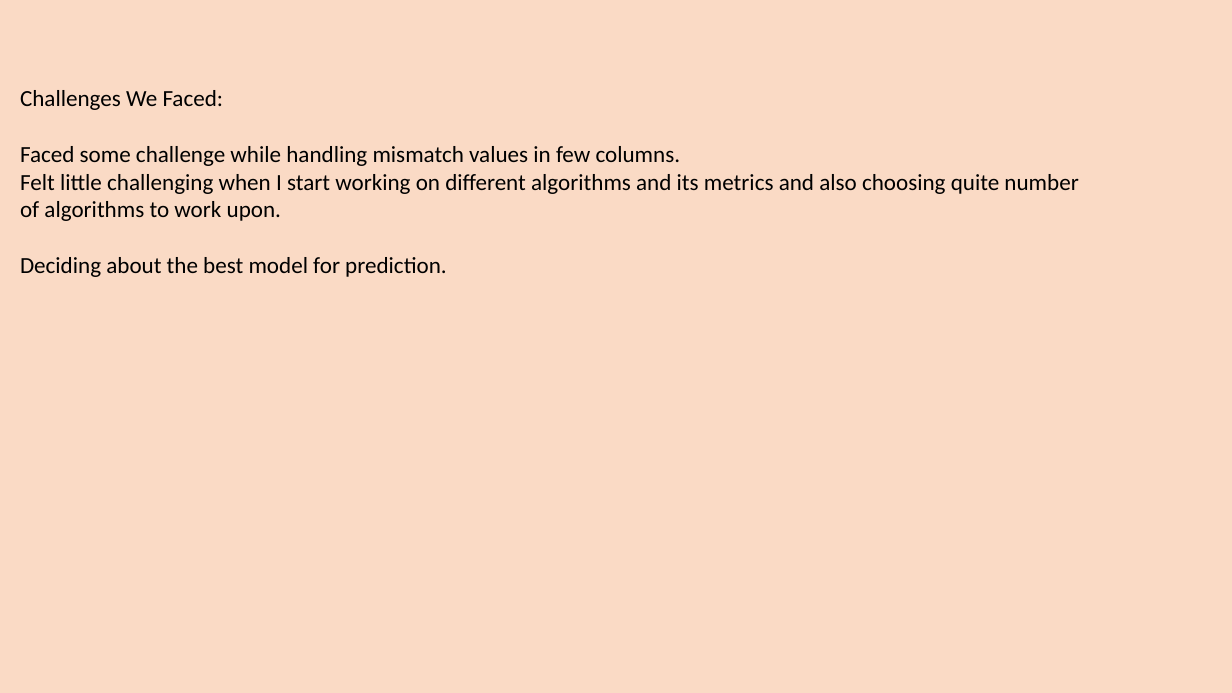
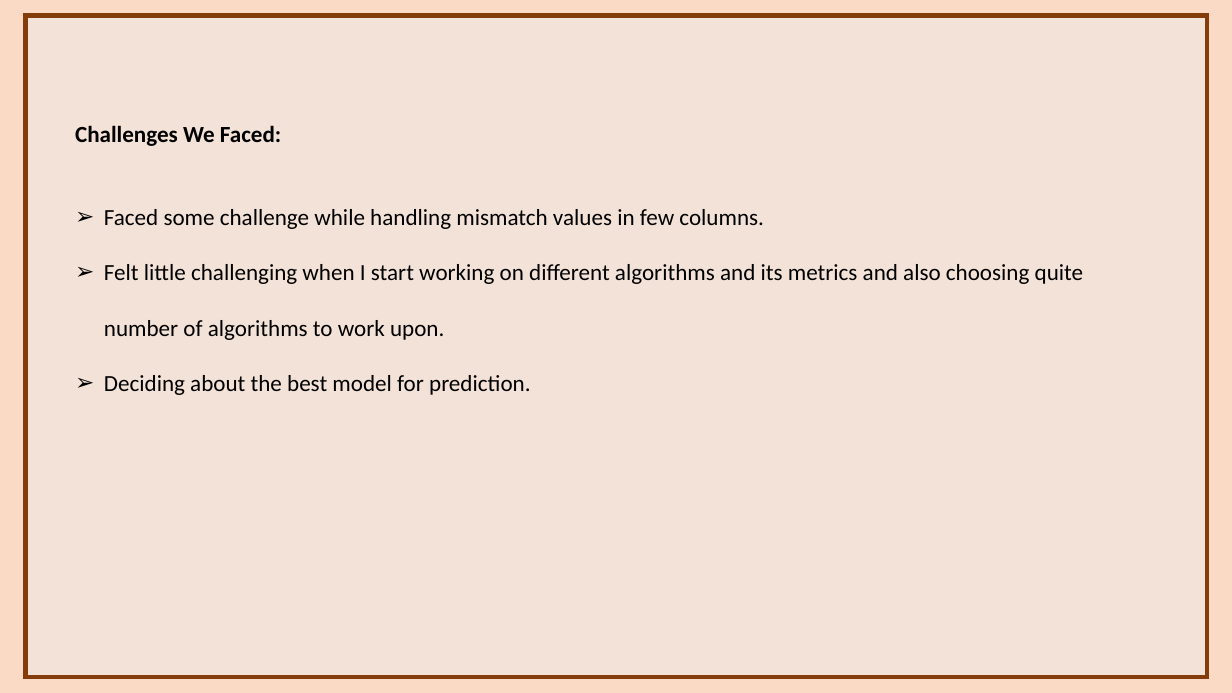
Before and after one commit to rajani1616/project4-Mobile-price-prediction, a slide deck: slide 14 of project4ppt.pptx. Drawn at 1232x693 pixels with LibreOffice and Linux fonts; fonts in the diff are those of the drawing. Boxes give left, top, right and bottom in pixels: in the first picture for what was removed or moved away, otherwise in the second. Text is boxed around its words. In the diff, an @@ line names an element or a change of style, - is before the commit and + after.

```diff
--- a/project4ppt.pptx
+++ b/project4ppt.pptx
@@ rectangle added at <box>26,16,1207,677</box>, fill #EDEDED at 47% opacity, outline #843C0B 3.5 pt @@
@@ text "Challenges We Faced:": place and size @@
-text "Challenges We Faced:" at <box>20,90,1078,277</box>
+text "Challenges We Faced:" at <box>75,125,1083,395</box>
@@ text "Challenges We Faced:" at <box>75,125,1083,395</box>: bold on in "Challenges We Faced:"; bullet none to ➢; line spacing 1 to 2 @@
```
Also in this commit, not shown: 17 other slides changed.
